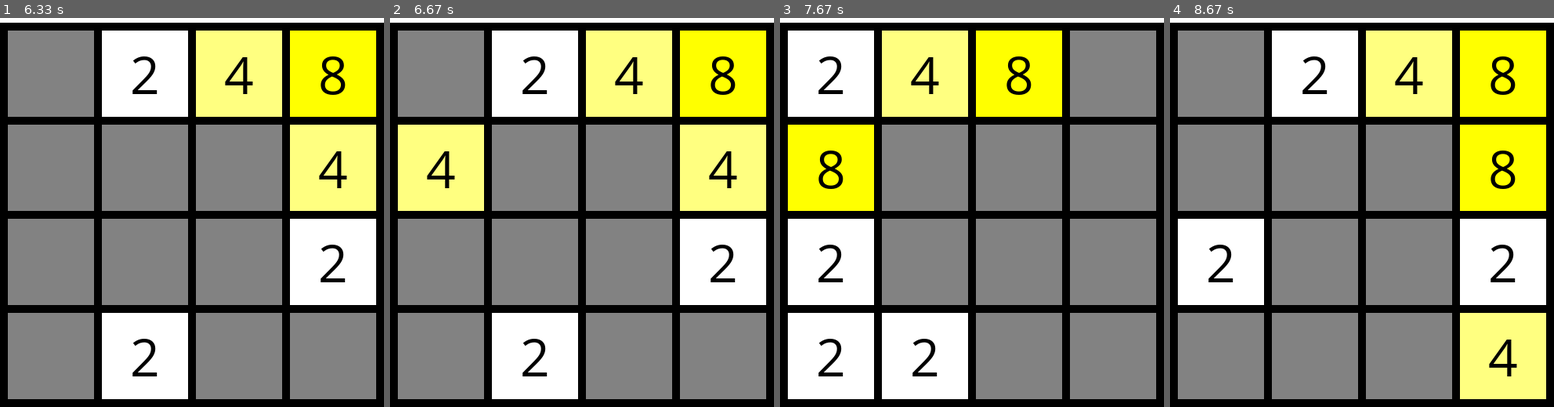
Above: before the commit, frames 1-4 (left to right).
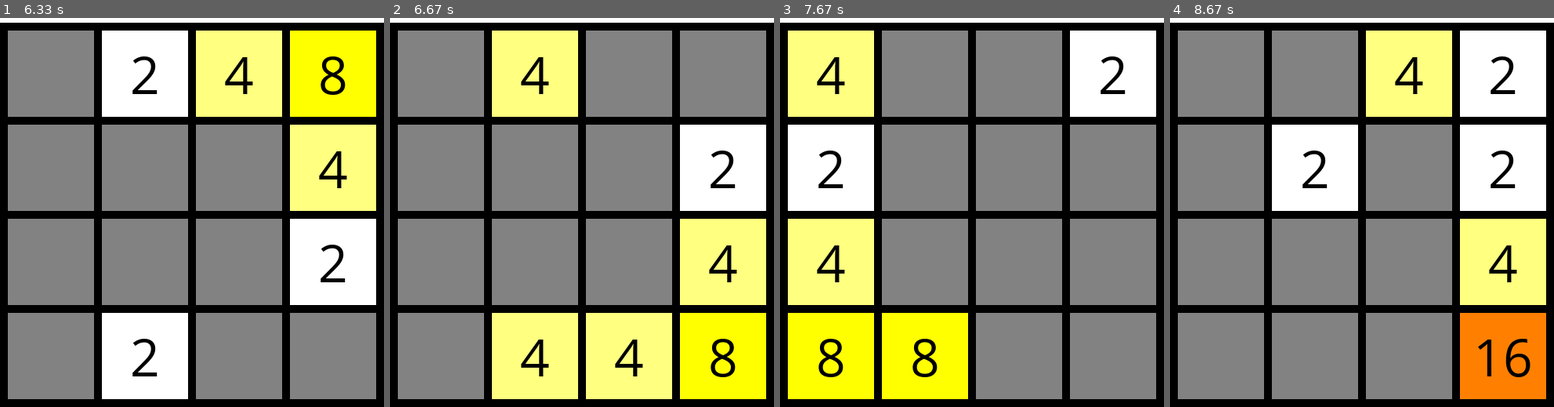
Above: after the commit, the same moments.

Repository: Roman-Blokhin/Python
Game: pygame game, started from my_code/game_2048/main.py
Two runs of this game, one before a commit and one after it. Both use one fixed random seed, a clock stepped at 60 frames per second and the inputs below.
Inputs:
- Up to frame 1 (6.33 s): hold Right 0.33-0.8 s; hold Up 0.83-1.13 s; hold Right 1.17-1.72 s; hold Right 1.75-2.42 s; hold Right 2.45-3.27 s; hold Right 3.3-4.22 s; hold Up 4.25-5.25 s; hold Right from 5.28 s (still down)
- Up to frame 2 (6.67 s): release Right at 6.33 s; hold Down from 6.37 s (still down)
- Up to frame 3 (7.67 s): release Down at 7.45 s; hold Left from 7.48 s (still down)
- Up to frame 4 (8.67 s): release Left at 8.58 s; hold Right from 8.62 s (still down)

Frame 1 is identical in both runs. In frame 2, 45% of the frame differs, in the area x 2-98%, y 3-98%; in frame 3, 39%; in frame 4, 35%.

Commit message:
6. Pygame. 2048. Функция для движения вниз. Доработать

Diff:
--- a/my_code/game_2048/logics.py
+++ b/my_code/game_2048/logics.py
@@ -99,4 +99,18 @@
     return mas
 
 def move_down(mas):
-    pass
+    for j in range(4):  # 22.1 сначала мы обходим колонки
+        column = []  # 22.2 создаем побочный список, куда будем добавлять числа(одномерный массив)
+        for i in range(4):  # 22.3 проходимся по рядам
+            if mas[i][j] != 0:  # 22.4 если в ряду и колонке хранится не нулевой элемент
+                column.insert(0, mas[i][j])  # 22.5 то мы помещаем его в наш список
+        while len(column) != 4:  # 22.6 пока длина списка не равна 4
+            column.insert(0, 0)  # 22.7 добавляем в него нули
+        for i in range(3, 0, -1):  # 22.8 пробегаемся по элементам
+            if column[i] == column[i-1] and column[i] != 0:  # 22.9 если соседние элементы равны и текущий не = 0
+                column[i]*=2  # 22.10 они схлопываются
+                column.pop(i-1)  # 22.11 удаляем второй элемент
+                column.insert(0, 0)  # 22.12 добавляем вместо него 0
+        for i in range(4):  # 22.13 обходим наши элементы
+            mas[i][j] = column[i]  # 22.14 по индексу сохраняем номер элемента в колонке в массив
+    return mas
--- a/my_code/game_2048/main.py
+++ b/my_code/game_2048/main.py
@@ -90,6 +90,9 @@
             # 23. подключаем функцию обработки события при нажатии кнопки вправо на клавиатуре
             if event.key == pygame.K_UP:
                 mas = move_up(mas)
+                # 23. подключаем функцию обработки события при нажатии кнопки вправо на клавиатуре
+            if event.key == pygame.K_DOWN:
+                mas = move_down(mas)
             # 12.3 переносим данные цикла в это условие
             # input()
             empty = get_empty_list(mas)  # 8.1 переменная, которая принимает список пустых ячеек
